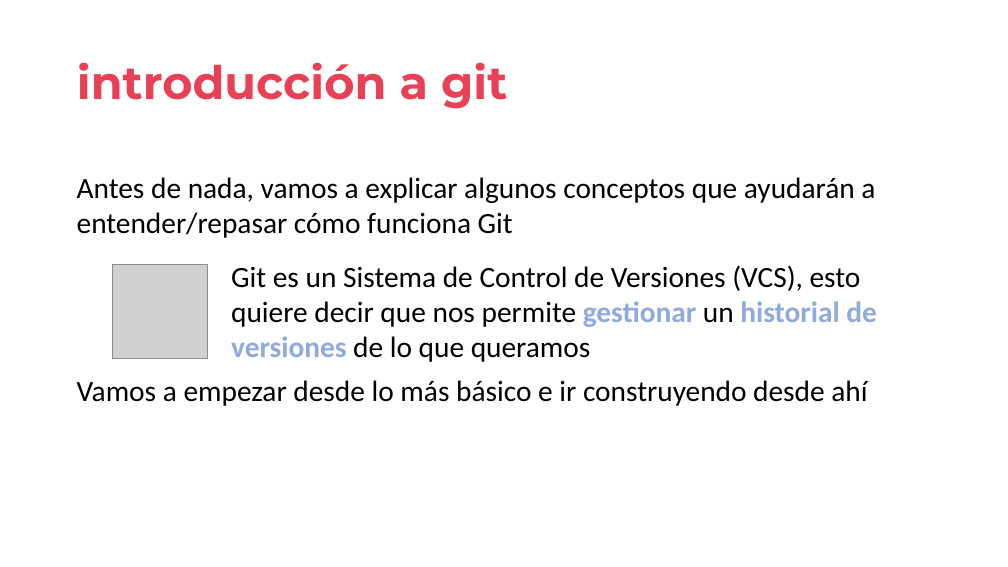
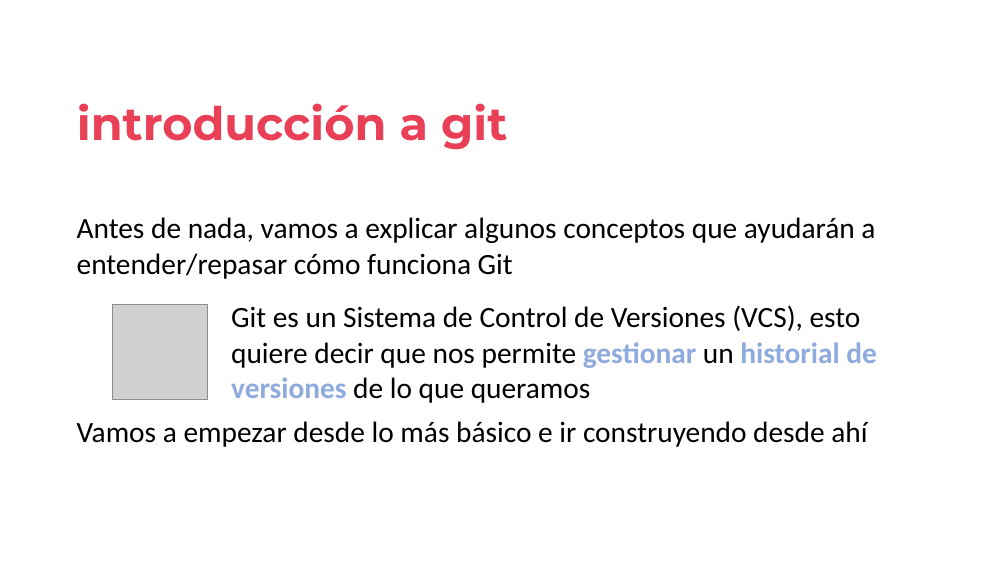
Before and after one commit to jofaval/talks-about, a slide deck: slide 6 of simplifying-git/fear-the-cli-no-more/simplifying-git-fear-the-cli-no-more.slides.es.pptx. Drawn at 1008x567 pixels with LibreOffice and Linux fonts; fonts in the diff are those of the drawing; grey boxes stand for pictures. Boxes give left, top, right and bottom in pixels: in the first picture for what was removed or moved away, otherwise in the second. Text is boxed around its words. In the diff, an @@ line names an element or a change of style, - is before the commit and + after.

```diff
--- a/simplifying-git/fear-the-cli-no-more/simplifying-git-fear-the-cli-no-more.slides.es.pptx
+++ b/simplifying-git/fear-the-cli-no-more/simplifying-git-fear-the-cli-no-more.slides.es.pptx
@@ 3 texts, 1 picture, 1 title: place and size @@
-3 texts, 1 picture, 1 title at box(77, 62, 877, 406)
+3 texts, 1 picture, 1 title at box(77, 103, 877, 447)
@@ text "Git es un Sistema de ..." at box(231, 305, 877, 403): text colour gradient #00B0F0 to #8FAADC to #B684D2 to gradient #00B0F0 to #8FAADC to #B684D2 in "gestionar" @@
```
Also in this commit, not shown: 11 other slides changed, 11 slides added, 1 other file.
